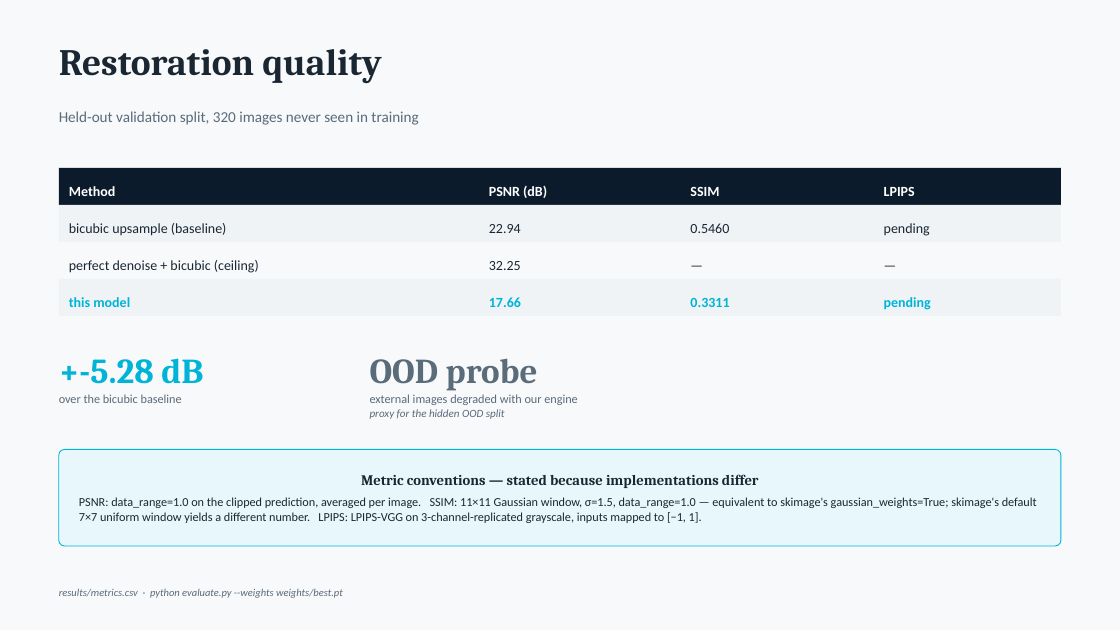
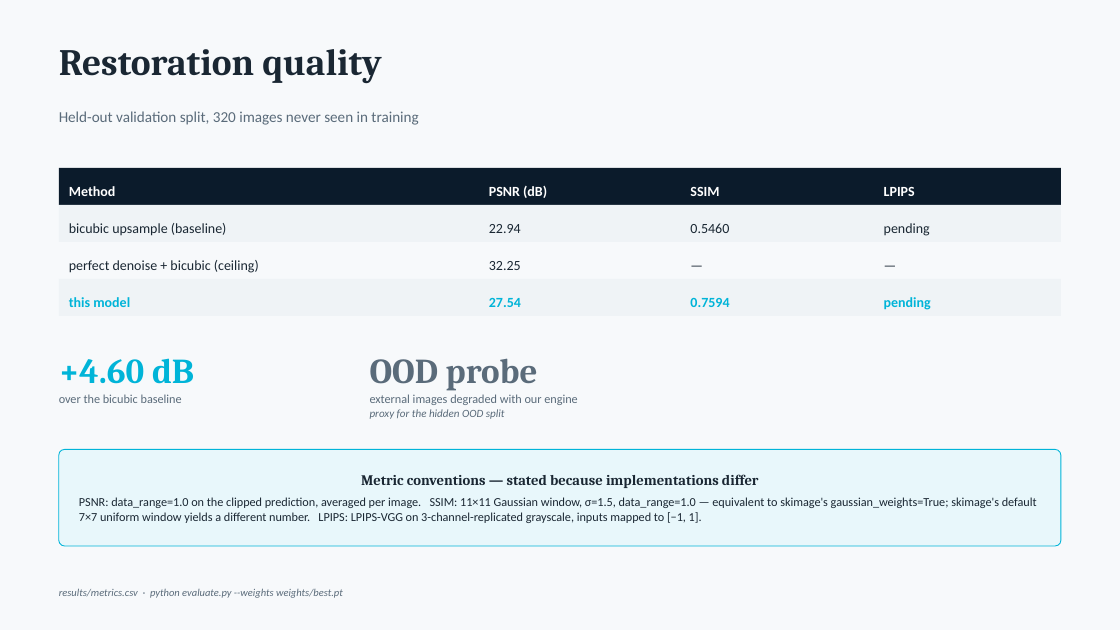
Before and after one commit to 23f2001033/kla-restore, a slide deck: slide 9 of solution_presentation.pptx. Drawn at 1120x630 pixels with LibreOffice and Linux fonts; fonts in the diff are those of the drawing. Boxes give left, top, right and bottom in pixels: in the first picture for what was removed or moved away, otherwise in the second. Text is boxed around its words. In the diff, an @@ line names an element or a change of style, - is before the commit and + after.

```diff
--- a/solution_presentation.pptx
+++ b/solution_presentation.pptx
@@ text at (x1=489, y1=298, x2=521, y2=307): text changed @@
-17.66
+27.54
@@ text at (x1=690, y1=298, x2=729, y2=307): text changed @@
-0.3311
+0.7594
@@ text at (x1=59, y1=358, x2=194, y2=384): text changed @@
-+-5.28 dB
++4.60 dB
```
Also in this commit, not shown: 1 other slide changed, 1 other file.
